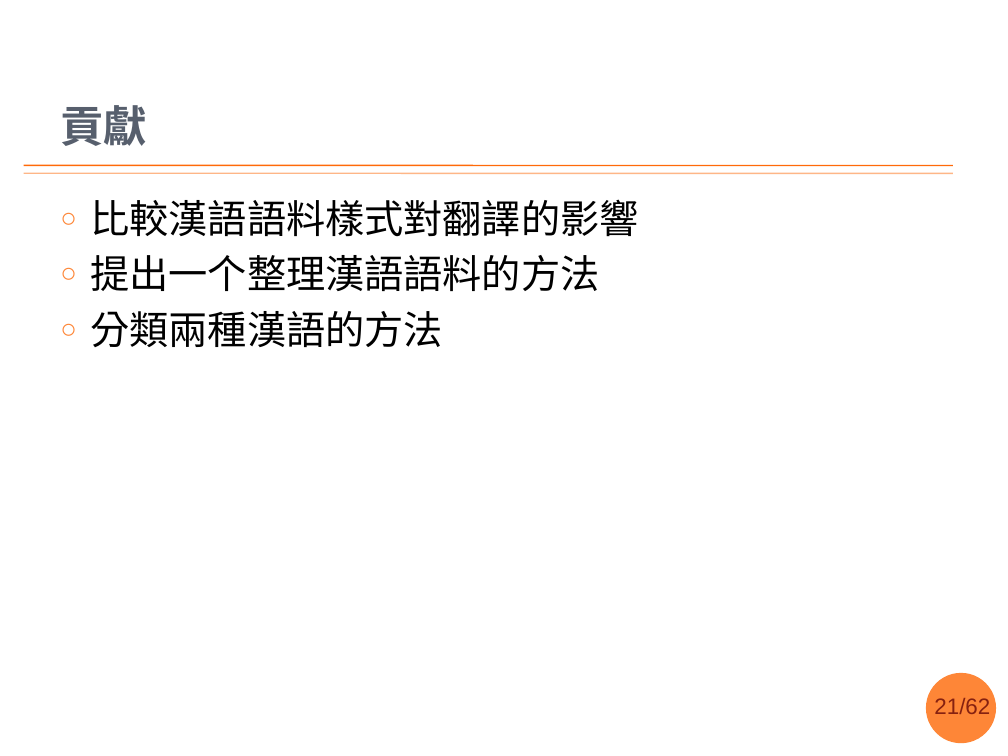
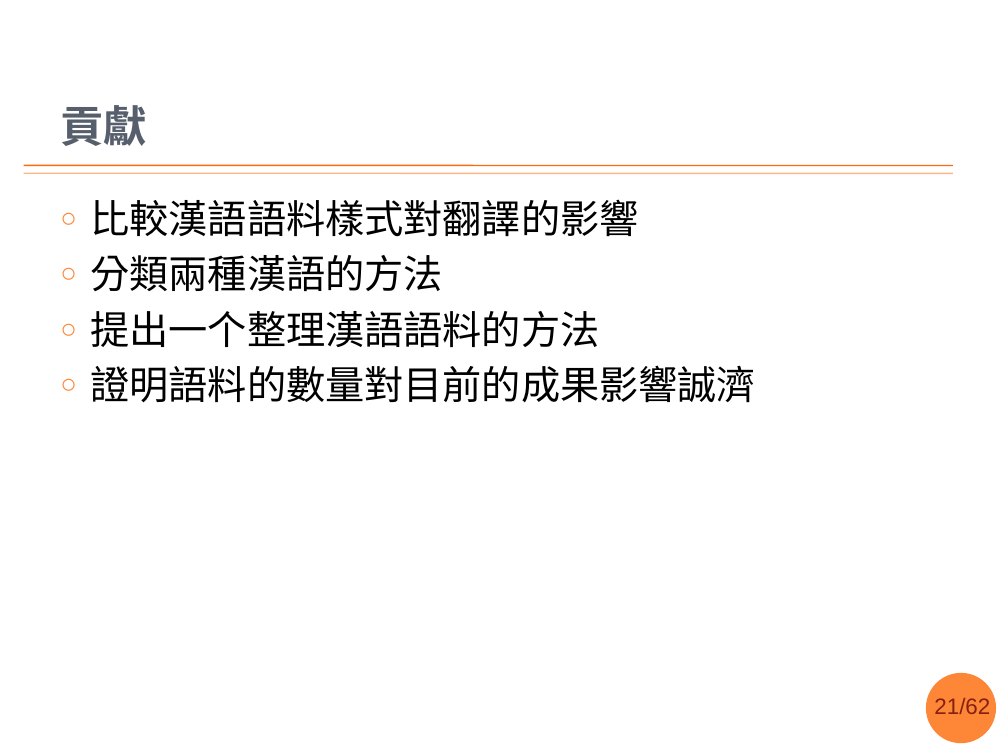
Before and after one commit to sih4sing5hong5/po3-ko3_tau5-iann2-phinn3, a slide deck: slide 21 of 翻譯報告.pptx. Drawn at 1008x756 pixels with LibreOffice and Linux fonts; fonts in the diff are those of the drawing; background and template pictures are left out. Boxes give left, top, right and bottom in pixels: in the first picture for what was removed or moved away, otherwise in the second. Text is boxed around its words. In the diff, an @@ line names an element or a change of style, - is before the commit and + after.

```diff
--- a/翻譯報告.pptx
+++ b/翻譯報告.pptx
@@ text at [91, 255, 443, 291]: paragraph added @@
+○ 分類兩種漢語的方法
@@ text at [91, 365, 756, 403]: text changed @@
-○ 分類兩種漢語的方法
+○ 證明語料的數量對目前的成果影響誠濟
```
Also in this commit, not shown: 12 other slides changed, 1 other file.
